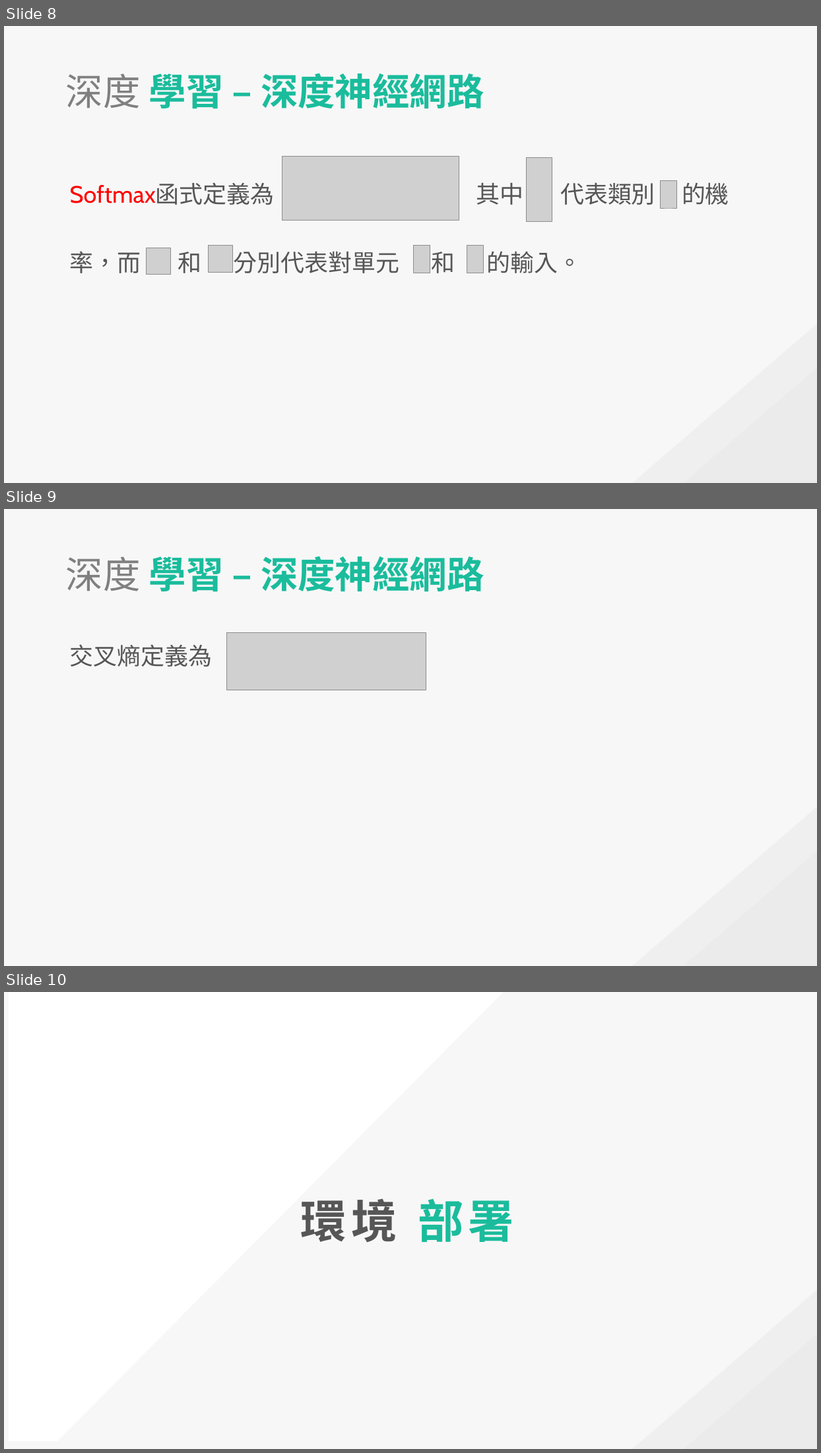
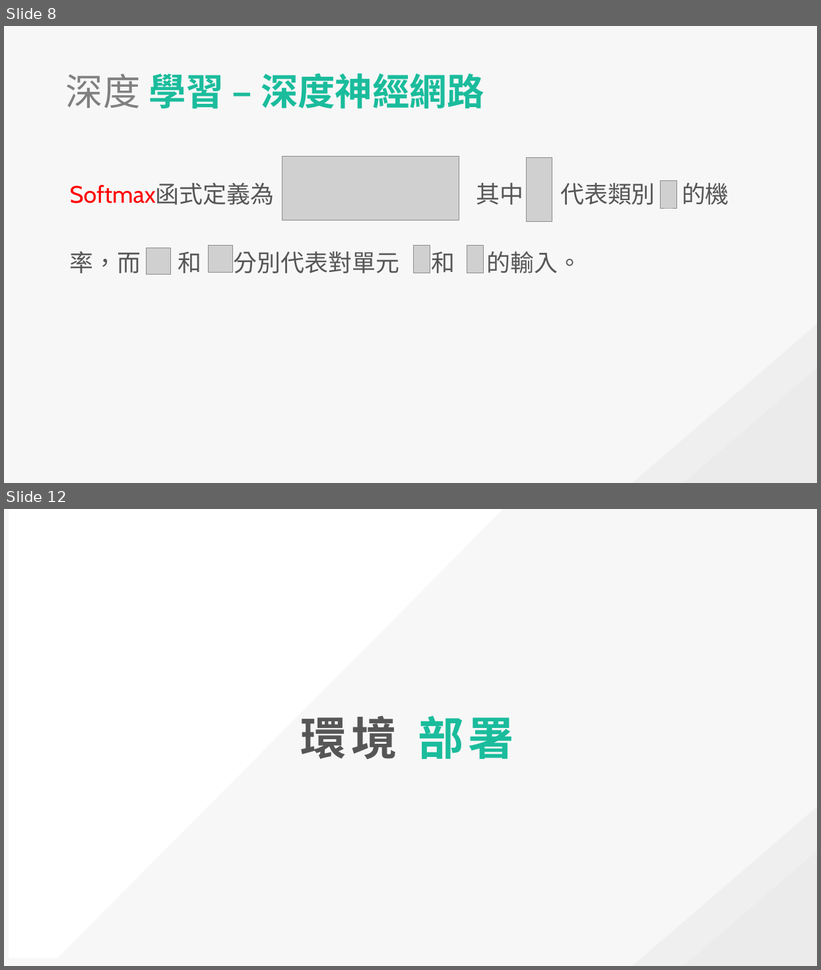
Before and after one commit to explooosion/deep-learn-example, a slide deck: DeepLearn_20181023.pptx. Shown one above the other, each under a label of ours: slides 8, 9 and 10 before the commit, slides 8 and 12 after it; the slides between them are not shown. The pictures are 821x1453 and 821x970 pixels, drawn with LibreOffice and Linux fonts; fonts in the diff are those of the drawing; grey boxes stand for pictures. Boxes give left, top, right and bottom in pixels: in the first picture for what was removed or moved away, otherwise in the second. Text is boxed around its words. In the diff, an @@ line names an element or a change of style, - is before the commit and + after.

```diff
--- a/DeepLearn_20181023.pptx
+++ b/DeepLearn_20181023.pptx
@@ slide 9 removed at <box>4,509,817,966</box>, background #F7F7F7; not listed: 2 template elements that a slide beside it also shows @@
@@ text removed at <box>66,556,484,592</box> @@
-深度 學習 – 深度神經網路
@@ text removed at <box>70,644,212,667</box> @@
-交叉熵定義為
@@ picture removed at <box>226,633,426,690</box> @@
@@ what was slide 10 is now slide 12 @@
```
Also in this commit, not shown: 1 slide changed, 3 slides added, 5 other files.
